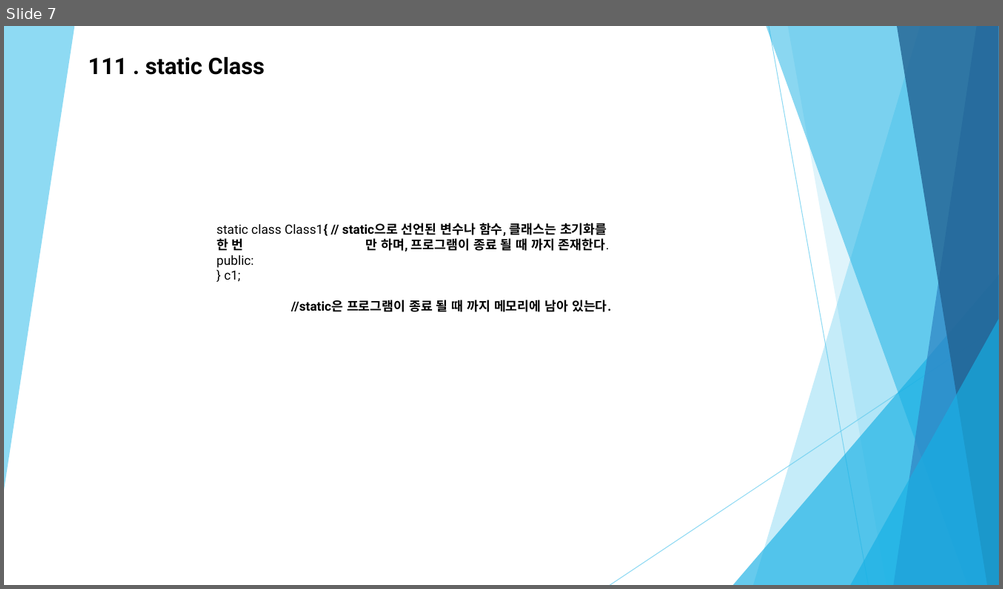
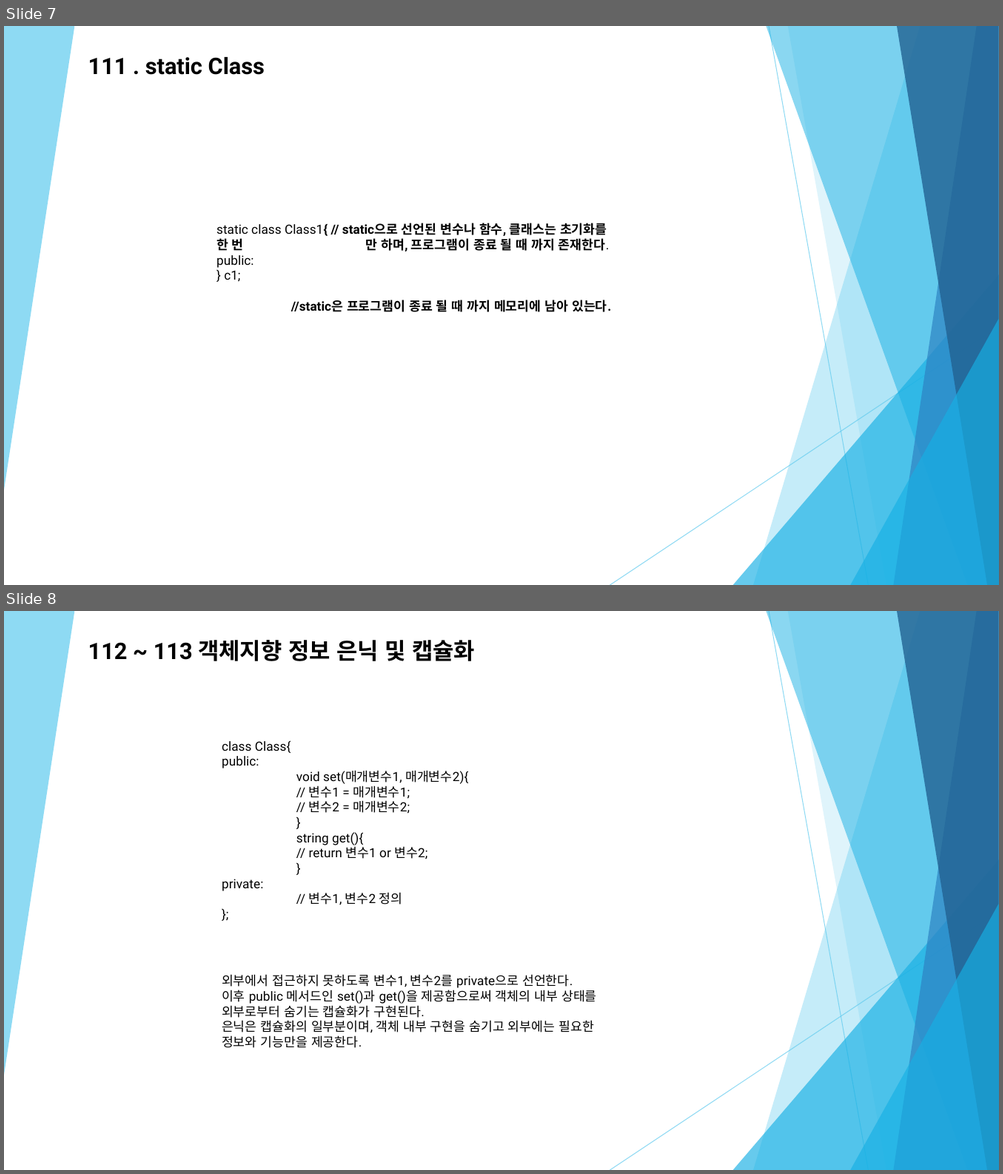
Before and after one commit to Zoselro/C-200, a slide deck: 세미나 자료/C++ 세미나 세 번째.pptx. Shown one above the other, each under a label of ours: slide 7 before the commit, slides 7 and 8 after it. The pictures are 1003x589 and 1003x1174 pixels, drawn with LibreOffice and Linux fonts; fonts in the diff are those of the drawing. Boxes give left, top, right and bottom in pixels: in the first picture for what was removed or moved away, otherwise in the second. Text is boxed around its words. In the diff, an @@ line names an element or a change of style, - is before the commit and + after.

```diff
--- a/세미나 자료/C++ 세미나 세 번째.pptx
+++ b/세미나 자료/C++ 세미나 세 번째.pptx
@@ slide 8 added at box(4, 611, 999, 1170), background #FFFFFF; not listed: 10 template elements that a slide beside it also shows @@
@@ text added at box(88, 640, 475, 661), 22 pt, text #000000, bold @@
+112 ~ 113 객체지향 정보 은닉 및 캡슐화
@@ text added at box(222, 741, 468, 905), 12.3 pt, text #000000 @@
+class Class{
+public:
+void set(매개변수1, 매개변수2){
+// 변수1 = 매개변수1;
+// 변수2 = 매개변수2;
+}
+string get(){
+// return 변수1 or 변수2;
+}
+private:
+// 변수1, 변수2 정의
+};
@@ text added at box(222, 974, 597, 1048), 12.3 pt, text #000000 @@
+외부에서 접근하지 못하도록 변수1, 변수2를 private으로 선언한다.
+이후 public 메서드인 set()과 get()을 제공함으로써 객체의 내부 상태를 외부로부터 숨기는 캡슐화가 구현된다.
+은닉은 캡슐화의 일부분이며, 객체 내부 구현을 숨기고 외부에는 필요한 정보와 기능만을 제공한다.
```
Also in this commit, not shown: 1 slide changed, 2 other slides added, 12 other files.
